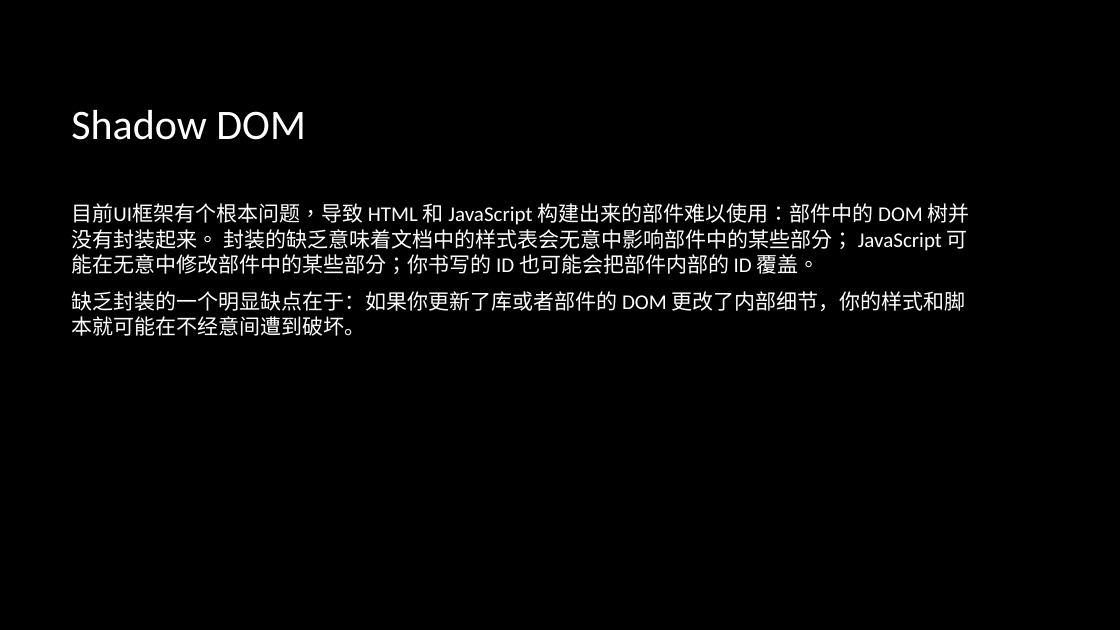
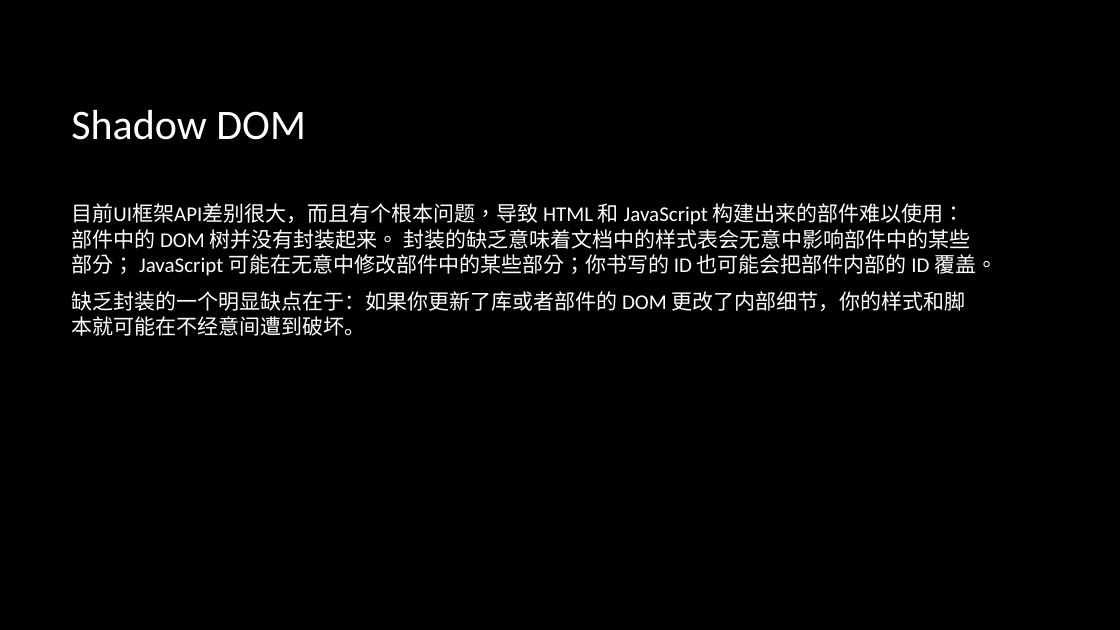
Before and after one commit to zhanglingkang/study, a slide deck: slide 12 of article/front-end/前端技术分享.pptx. Drawn at 1120x630 pixels with LibreOffice and Linux fonts; fonts in the diff are those of the drawing; background and template pictures are left out. Boxes give left, top, right and bottom in pixels: in the first picture for what was removed or moved away, otherwise in the second. Text is boxed around its words. In the diff, an @@ line names an element or a change of style, - is before the commit and + after.

```diff
--- a/article/front-end/前端技术分享.pptx
+++ b/article/front-end/前端技术分享.pptx
@@ text at (71,203,997,276): text changed @@
-目前UI框架有个根本问题，导致 HTML 和 JavaScript 构建出来的部件难以使用：部件中的 DOM 树并没有封装起来。 封装的缺乏意味着文档中的样式表会无意中影响部件中的某些部分； JavaScript 可能在无意中修改部件中的某些部分；你书写的 ID 也可能会把部件内部的 ID 覆盖。
+目前UI框架API差别很大，而且有个根本问题，导致 HTML 和 JavaScript 构建出来的部件难以使用：部件中的 DOM 树并没有封装起来。 封装的缺乏意味着文档中的样式表会无意中影响部件中的某些部分； JavaScript 可能在无意中修改部件中的某些部分；你书写的 ID 也可能会把部件内部的 ID 覆盖。
```
Also in this commit, not shown: 1 other slide changed, 8 slides added, 1 other file.
